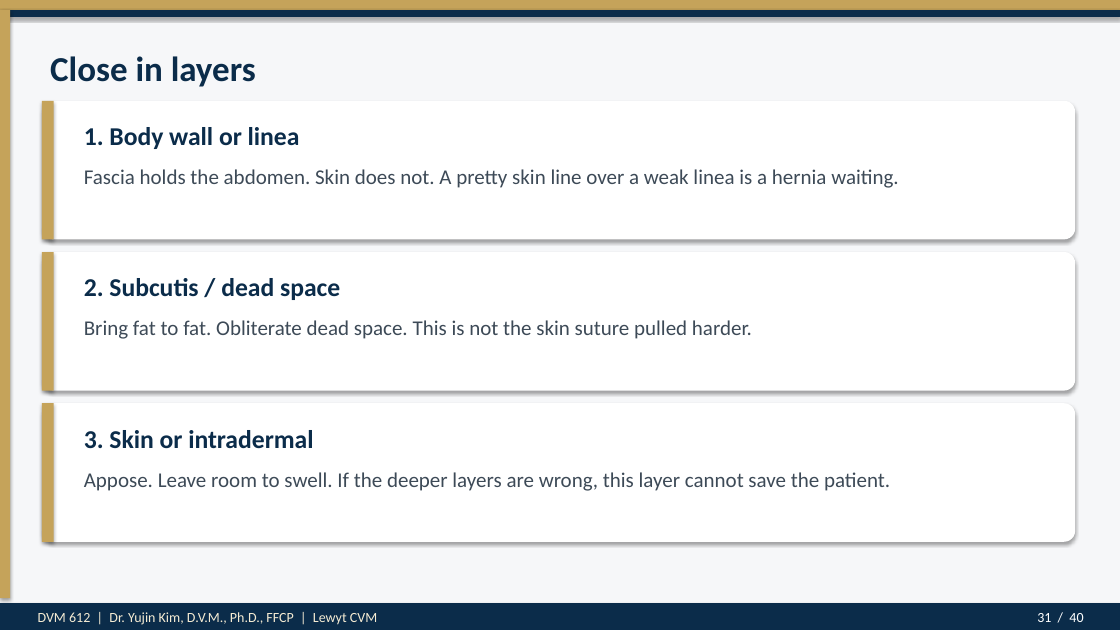
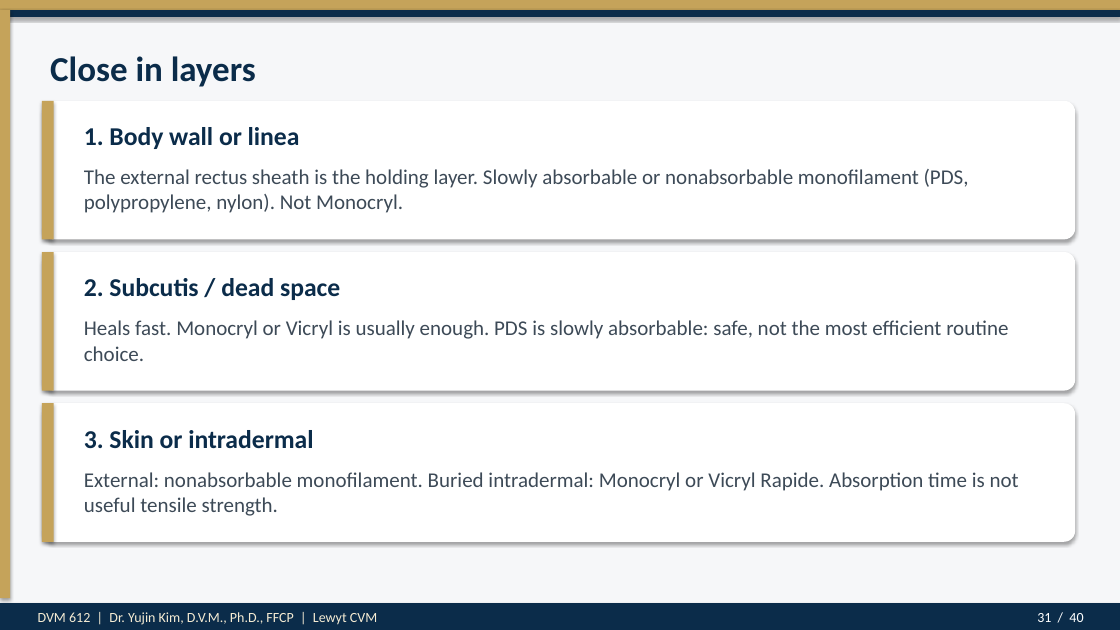
Before and after one commit to drkimvet/happycare, a slide deck: slide 31 of lectures/DVM-612_Week7_Suture_Patterns_Closures.pptx. Drawn at 1120x630 pixels with LibreOffice and Linux fonts; fonts in the diff are those of the drawing. Boxes give left, top, right and bottom in pixels: in the first picture for what was removed or moved away, otherwise in the second. Text is boxed around its words. In the diff, an @@ line names an element or a change of style, - is before the commit and + after.

```diff
--- a/lectures/DVM-612_Week7_Suture_Patterns_Closures.pptx
+++ b/lectures/DVM-612_Week7_Suture_Patterns_Closures.pptx
@@ text at (84,169,969,213): text changed @@
-Fascia holds the abdomen. Skin does not. A pretty skin line over a weak linea is a hernia waiting.
+The external rectus sheath is the holding layer. Slowly absorbable or nonabsorbable monofilament (PDS, polypropylene, nylon). Not Monocryl.
@@ text at (84,320,1008,361): text changed @@
-Bring fat to fat. Obliterate dead space. This is not the skin suture pulled harder.
+Heals fast. Monocryl or Vicryl is usually enough. PDS is slowly absorbable: safe, not the most efficient routine choice.
@@ text at (84,472,1019,516): text changed @@
-Appose. Leave room to swell. If the deeper layers are wrong, this layer cannot save the patient.
+External: nonabsorbable monofilament. Buried intradermal: Monocryl or Vicryl Rapide. Absorption time is not useful tensile strength.
```
Also in this commit, not shown: 15 other slides changed, 3 other files.
